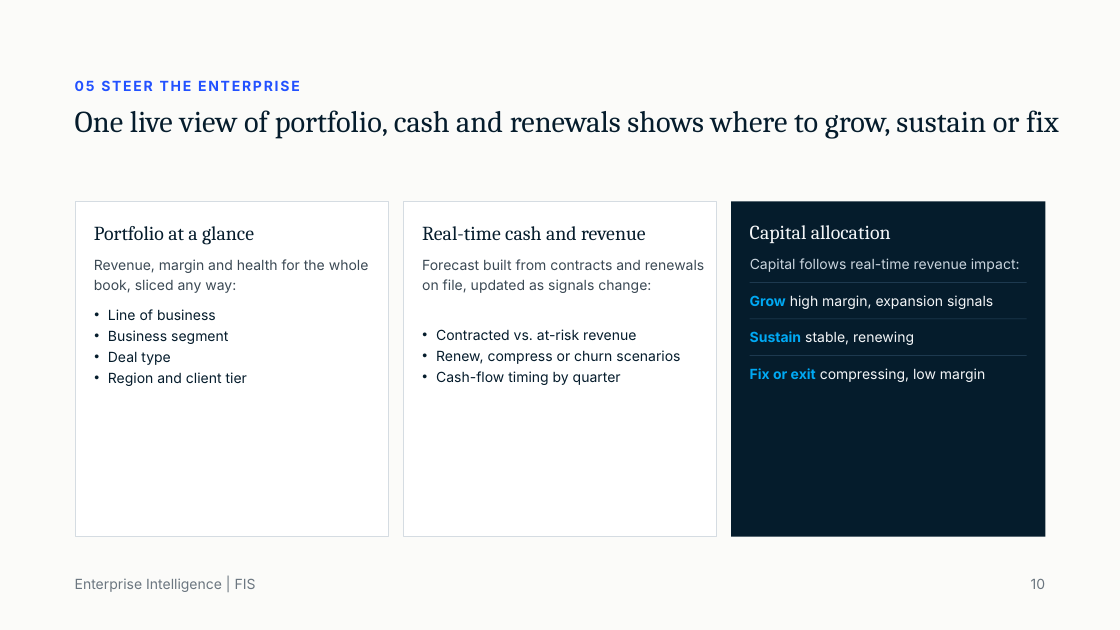
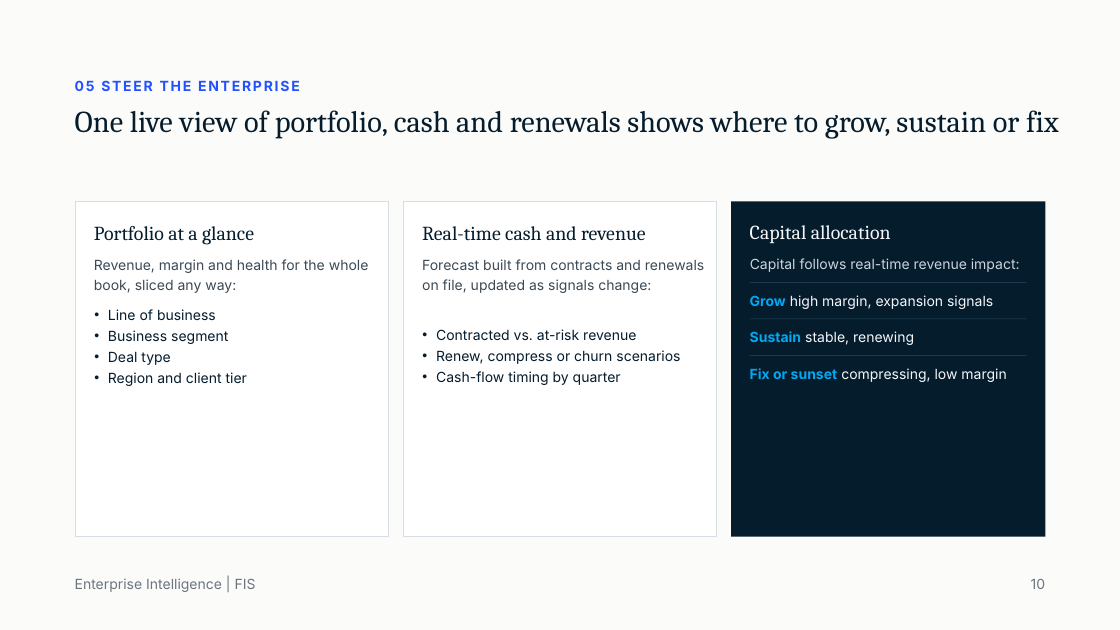
Before and after one commit to singhpawan/craigdeals, a slide deck: slide 11 of Enterprise Intelligence From Aggregated to Orchestrated.pptx (slide 10 before the commit). Drawn at 1120x630 pixels with LibreOffice and Linux fonts; fonts in the diff are those of the drawing. Boxes give left, top, right and bottom in pixels: in the first picture for what was removed or moved away, otherwise in the second. Text is boxed around its words. In the diff, an @@ line names an element or a change of style, - is before the commit and + after.

```diff
--- a/Enterprise Intelligence From Aggregated to Orchestrated.pptx
+++ b/Enterprise Intelligence From Aggregated to Orchestrated.pptx
@@ text at (x1=750, y1=368, x2=1006, y2=382): text changed @@
-Fix or exit compressing, low margin
+Fix or sunset compressing, low margin
```
Also in this commit, not shown: 12 other slides changed, 9 slides added, 3 slides removed, 2 other files.
